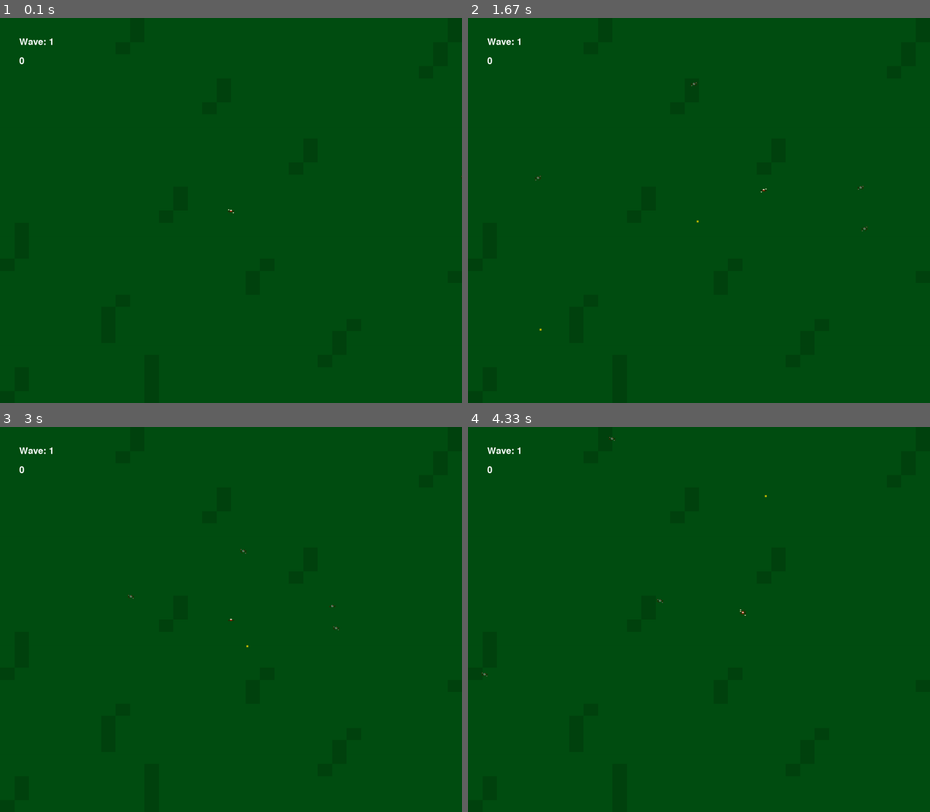
Above: before the commit, frames 1-4 (two rows, left to right).
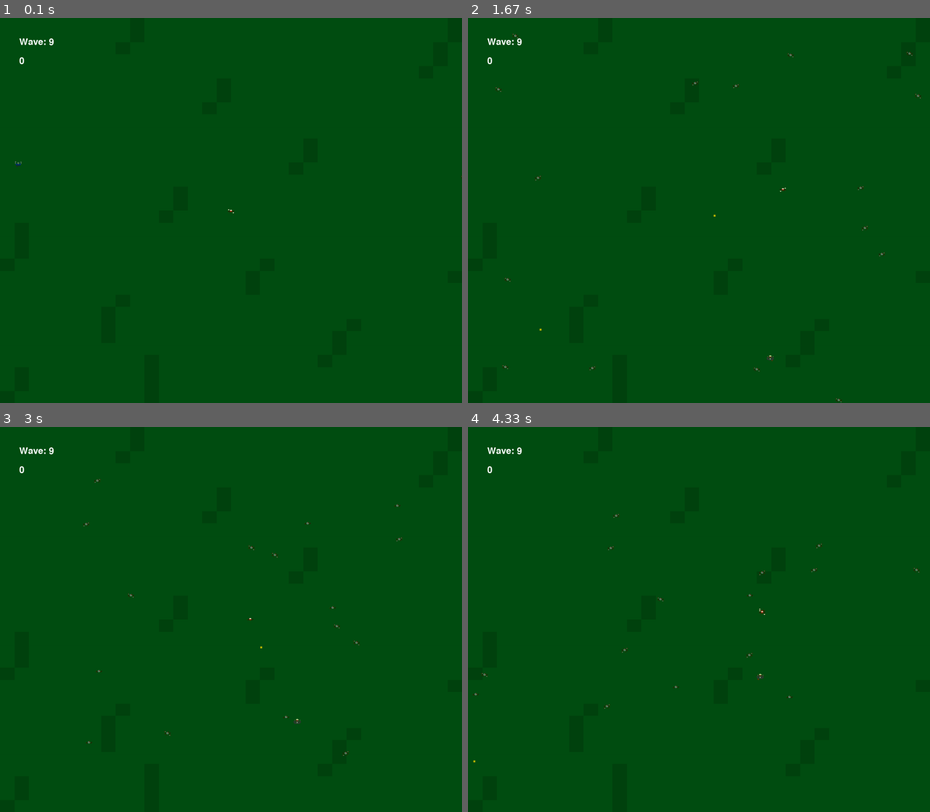
Above: after the commit, the same moments.

Repository: NotMrW/pygamesixtynine
Game: pygame game, started from main.py
The game is run twice, just before and just after one commit, with the same random seed, the same clock (stepped at 60 frames per second) and the same inputs.
Inputs (mouse positions are in pixels of both pictures, inside the frame that each line leads up to):
- Up to frame 1 (0.1 s): no input
- Up to frame 2 (1.67 s): hold Right 0.33-0.8 s; hold Up 0.83-1.13 s; tap Space at 0.9, 1.23, 1.53 s; hold Right 1.17-1.63 s; move the mouse to (680, 225) at 1.2 s
- Up to frame 3 (3 s): hold Left 1.67-2.2 s; move the mouse to (378, 607) at 1.7 s; tap Space at 1.73, 2.03, 2.3, 2.63, 2.93 s; hold Down 2.23-2.53 s; move the mouse to (235, 646) at 2.27 s; hold Left 2.57-2.97 s; move the mouse to (277, 704) at 2.6 s
- Up to frame 4 (4.33 s): hold Up 3-3.37 s; move the mouse to (555, 561) at 3.03 s; tap Space at 3.07, 3.47, 3.77, 4.13 s; hold Right 3.4-4.03 s; move the mouse to (555, 708) at 3.43 s; hold Down from 4.07 s (still down); move the mouse to (768, 484) at 4.1 s

The runs differ from the first frame. In frame 1, less than 0.1% of the frame differs, in the area x 3-12%, y 5-39%; in frame 2, 0.2%; in frame 3, 0.2%; in frame 4, 0.2%, in the area x 1-98%, y 2-88%.

Commit message:
Fixed Runner aspect ratio

Diff:
--- a/enemy.py
+++ b/enemy.py
@@ -242,7 +242,7 @@
 
         #initialize its speedy spritesheet
         self.spritesheet = SpriteSheet(r"sprites\Runner.png")
-        self.sprites = self.spritesheet.get_images(0,0,48,48,1)
+        self.sprites = self.spritesheet.get_images(0,0,32,32,1)
         self.image = self.sprites[0]
 
 
--- a/main.py
+++ b/main.py
@@ -81,7 +81,7 @@
 
 
         #Wave Setup
-        self.wave_number = 1
+        self.wave_number = 9
         self.wave_surface = self.font.render(f"Wave: {self.wave_number}", True, (255, 255, 255))
         self.spawn_counter = 0
         self.level_threshold = 5 + 5*self.wave_number
